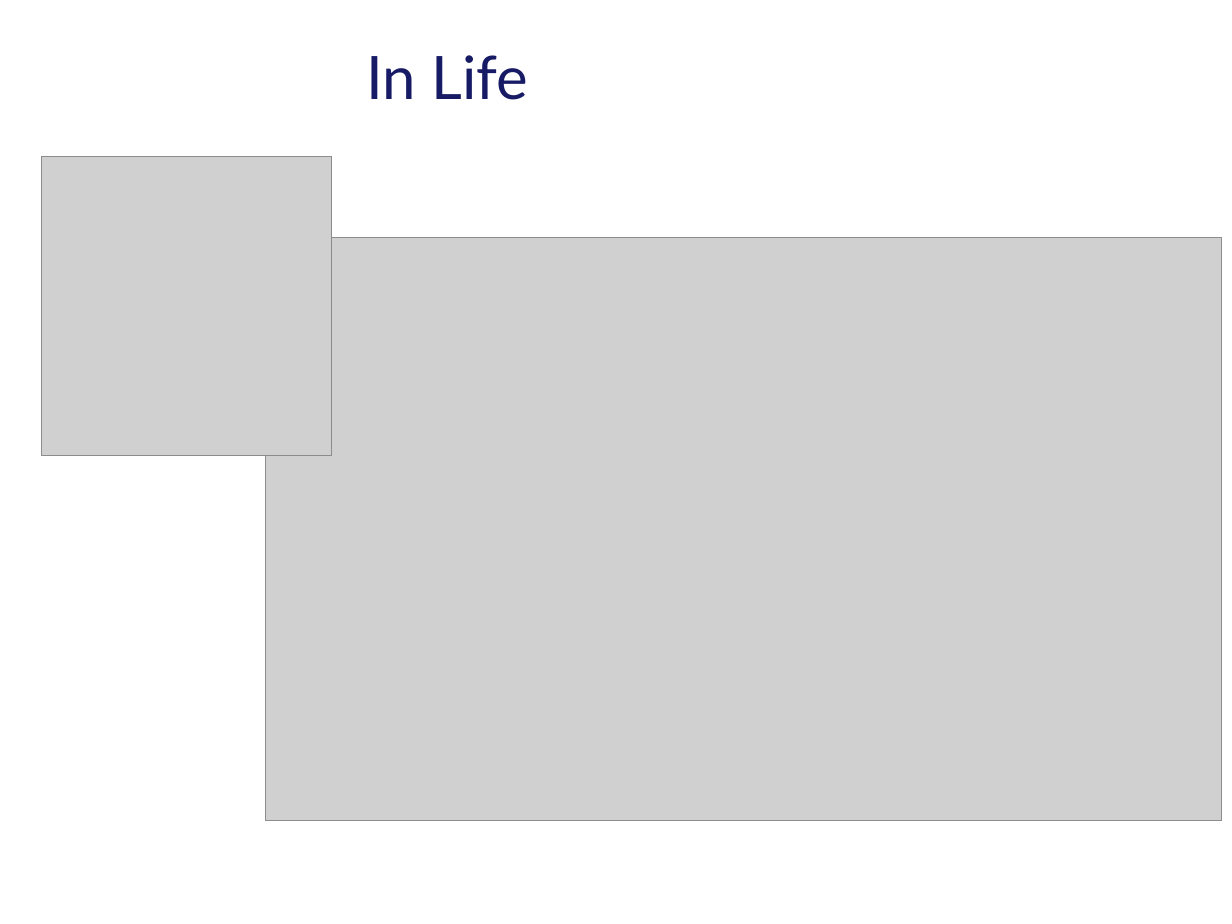
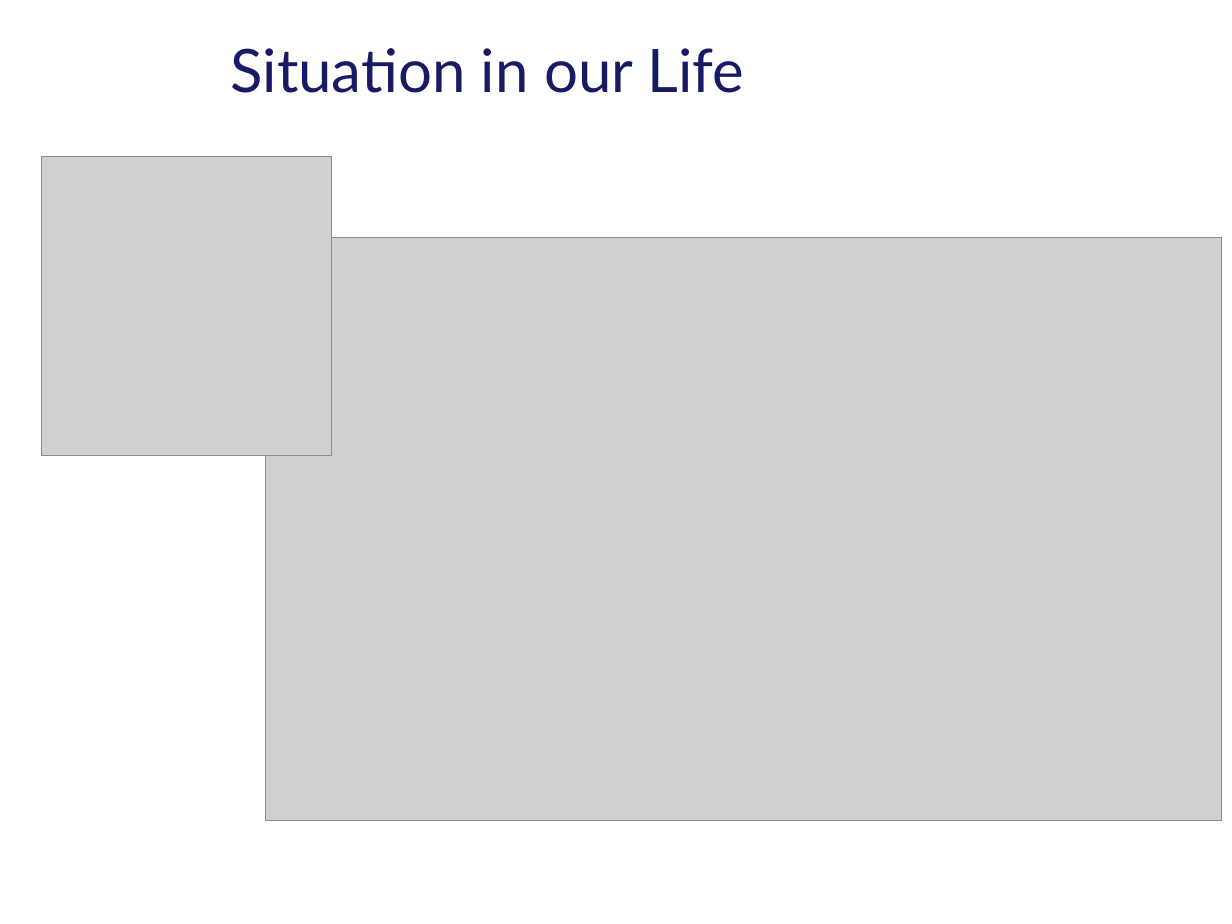
Before and after one commit to tarasiscom/Lv-273, a slide deck: slide 6 of education/Command and Visitor patterns.pptx (slide 4 before the commit). Drawn at 1232x924 pixels with LibreOffice and Linux fonts; fonts in the diff are those of the drawing; grey boxes stand for pictures; background and template pictures are left out. Boxes give left, top, right and bottom in pixels: in the first picture for what was removed or moved away, otherwise in the second. Text is boxed around its words. In the diff, an @@ line names an element or a change of style, - is before the commit and + after.

```diff
--- a/education/Command and Visitor patterns.pptx
+++ b/education/Command and Visitor patterns.pptx
@@ title at [230, 48, 744, 93]: text changed @@
-In Life
+Situation in our Life
```
Also in this commit, not shown: 3 other slides changed, 9 slides added, 3 slides removed.
